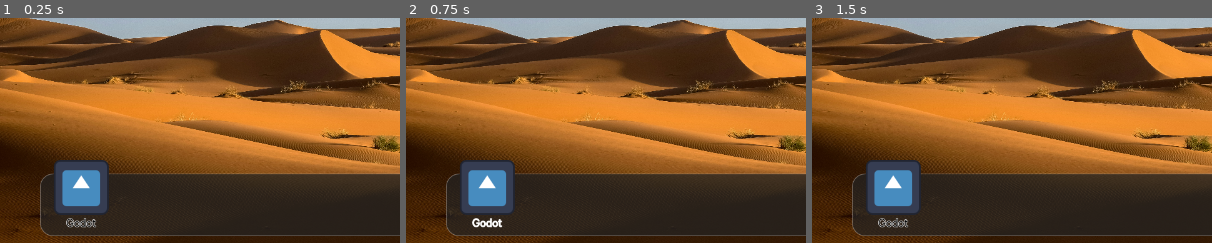
Above: before the commit, frames 1-3 (left to right).
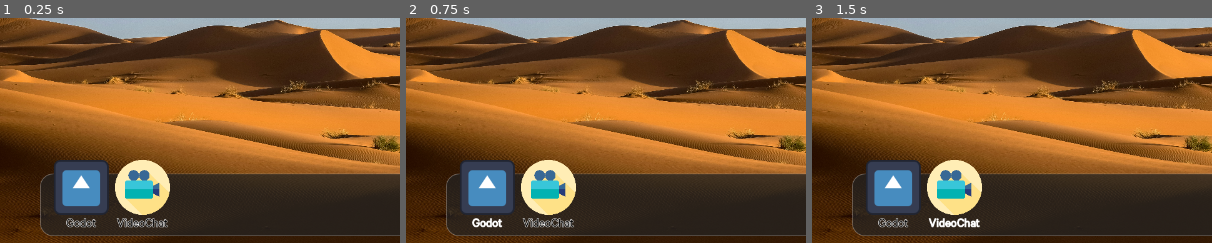
Above: after the commit, the same moments.

Repository: ee0pdt/gwj-78-erase
Game: Godot game, scene res://level/os3.tscn
Two runs of this game, one before a commit and one after it. Both use one fixed random seed, a clock stepped at 60 frames per second and the inputs below. The engine's default icon, where the game draws it, is replaced by a stand-in: a white triangle on a blue panel in a dark square.
Inputs (mouse positions are % of the whole screen's width and height, from its top left):
- Up to frame 1 (0.25 s): no input
- Up to frame 2 (0.75 s): click "Godot" at 0.5 s
- Up to frame 3 (1.5 s): click (18, 89) at 1.25 s, where only the run after the commit has a clickable "VideoChat"
The pictures show only the part of the screen within x 0-50%, y 50-100%; the shares and areas given below are measured in that part.

The runs differ from the first frame. In frame 1, 3.0% of the frame differs, in the area x 28-43%, y 63-94%; in frame 2, 3.0%; in frame 3, 3.1%.

Commit message:
Added new app

Diff:
--- /dev/null
+++ b/assets/images/video-camera-technology.svg
@@ -0,0 +1,20 @@
+<?xml version="1.0" encoding="iso-8859-1"?>
+<!-- Uploaded to: SVG Repo, www.svgrepo.com, Generator: SVG Repo Mixer Tools -->
+<svg height="800px" width="800px" version="1.1" id="Layer_1" xmlns="http://www.w3.org/2000/svg" xmlns:xlink="http://www.w3.org/1999/xlink"
+	 viewBox="0 0 512 512" xml:space="preserve">
+<circle style="fill:#FFEDB5;" cx="256" cy="256" r="256"/>
+<path style="fill:#FEE187;" d="M507.361,304.661l-93.624-93.624l-1.991,4.318l-96.64-96.64l-65.998,38.419l-28.282-28.282
+	l-46.864,38.079v66.641h123.395l55.851,55.851L97.983,355.399l156.581,156.581c0.479,0.002,0.955,0.017,1.434,0.017
+	C380.744,512,484.63,422.771,507.361,304.661z"/>
+<g>
+	<circle style="fill:#386895;" cx="273.084" cy="144.963" r="49.557"/>
+	<circle style="fill:#386895;" cx="173.959" cy="144.963" r="49.557"/>
+	<polygon style="fill:#386895;" points="413.737,343.188 347.662,310.15 347.662,244.074 413.737,211.037 	"/>
+</g>
+<polygon style="fill:#273B7A;" points="347.662,274.101 347.662,310.151 413.737,343.188 413.737,274.101 "/>
+<path style="fill:#38C6D9;" d="M337.21,359.707H109.827c-10.195,0-18.46-8.264-18.46-18.46V212.978
+	c0-10.195,8.264-18.461,18.46-18.461H337.21c10.195,0,18.46,8.264,18.46,18.461v128.269
+	C355.671,351.442,347.405,359.707,337.21,359.707z"/>
+<path style="fill:#02B2B2;" d="M91.367,274.101v67.146c0,10.195,8.264,18.46,18.46,18.46H337.21c10.195,0,18.46-8.264,18.46-18.46
+	v-67.146H91.367z"/>
+</svg>
--- a/level/os3.tscn
+++ b/level/os3.tscn
@@ -14,6 +14,7 @@
 [ext_resource type="PackedScene" uid="uid://wyj22wjeccw6" path="res://empty_trash_dialog/empty_trash_dialog.tscn" id="7_t67gl"]
 [ext_resource type="Script" uid="uid://30qghlfcc1sv" path="res://fsm/state_machine.gd" id="8_ab8w2"]
 [ext_resource type="Script" uid="uid://0mcjqa8ciue7" path="res://level/states/asleep.gd" id="9_6jmfi"]
+[ext_resource type="Texture2D" uid="uid://cjast7ach5qcn" path="res://assets/images/video-camera-technology.svg" id="9_ab8w2"]
 [ext_resource type="PackedScene" uid="uid://cwrx8tafveswp" path="res://install_window/install_window.tscn" id="14_a4knm"]
 
 [sub_resource type="StyleBoxTexture" id="StyleBoxTexture_aen5n"]
@@ -102,13 +103,23 @@
 icon = ExtResource("5_tptyl")
 screen = NodePath("")
 
-[node name="Application" parent="Desktop" instance=ExtResource("5_iqeg5")]
+[node name="Godot" parent="Desktop" instance=ExtResource("5_iqeg5")]
 layout_mode = 0
 offset_left = 71.0
 offset_top = 583.0
 offset_right = 191.0
 offset_bottom = 703.0
 file_size = 0.5
+
+[node name="VideoChat" parent="Desktop" instance=ExtResource("5_iqeg5")]
+layout_mode = 0
+offset_left = 169.0
+offset_top = 583.0
+offset_right = 289.0
+offset_bottom = 703.0
+text = "VideoChat"
+icon = ExtResource("9_ab8w2")
+file_size = 2.5
 
 [node name="ReadMe" parent="Desktop" instance=ExtResource("4_fjy5s")]
 layout_mode = 0
Not shown, added: assets/images/video-camera-technology.svg.import
Not shown: 1 places in level/os3.tscn that only renumber resources
